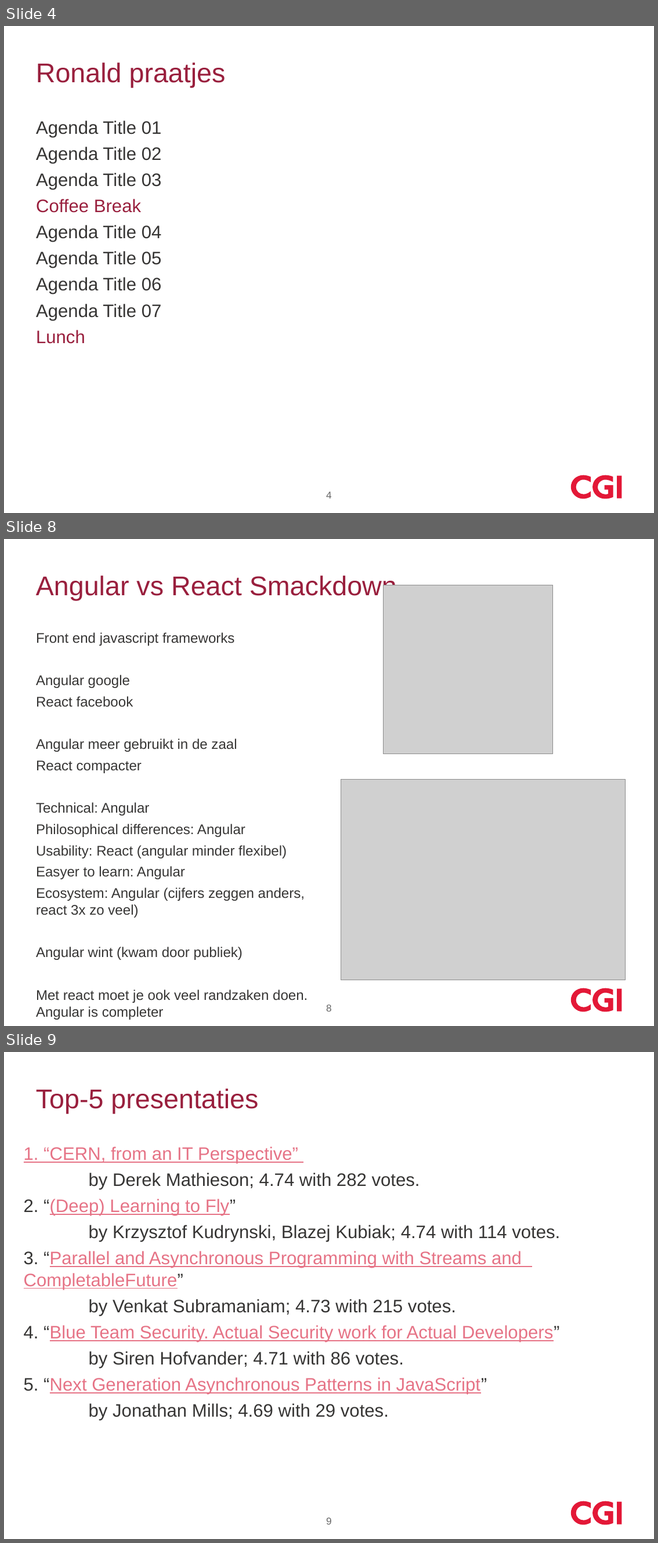
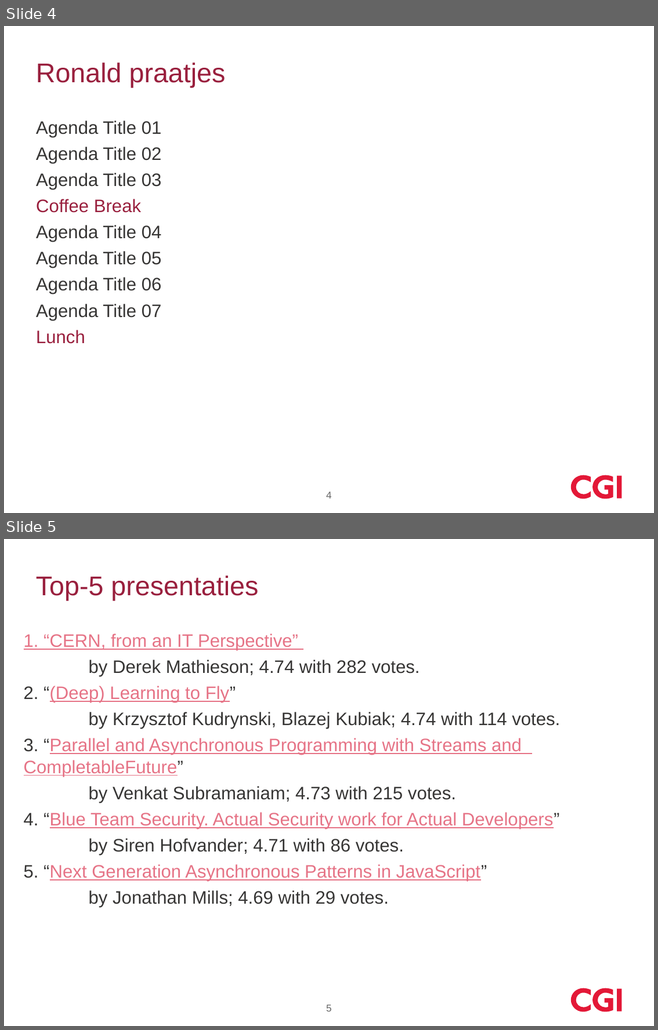
Before and after one commit to koosdrost/GeneralDir, a slide deck: devoxx_2017_cgi.pptx. Shown one above the other, each under a label of ours: slides 4, 8 and 9 before the commit, slides 4 and 5 after it; the slides between them are not shown. The pictures are 658x1543 and 658x1030 pixels, drawn with LibreOffice and Linux fonts; fonts in the diff are those of the drawing; grey boxes stand for pictures; background and template pictures are left out. Boxes give left, top, right and bottom in pixels: in the first picture for what was removed or moved away, otherwise in the second. Text is boxed around its words. In the diff, an @@ line names an element or a change of style, - is before the commit and + after.

```diff
--- a/devoxx_2017_cgi.pptx
+++ b/devoxx_2017_cgi.pptx
@@ slide 8 removed at (4,539,654,1026), background #FFFFFF; not listed: 3 template elements that a slide beside it also shows @@
@@ title removed at (36,576,397,601) @@
-Angular vs React Smackdown
@@ picture removed at (383,585,552,754) @@
@@ text removed at (36,632,307,1020) @@
-Front end javascript frameworks
-Angular google
-React facebook
-Angular meer gebruikt in de zaal
-React compacter
-Technical: Angular
-Philosophical differences: Angular
-Usability: React (angular minder flexibel)
-Easyer to learn: Angular
-Ecosystem: Angular (cijfers zeggen anders, react 3x zo veel)
-Angular wint (kwam door publiek)
-Met react moet je ook veel randzaken doen. Angular is completer
@@ picture removed at (340,779,625,980) @@
@@ page number removed at (326,1005,332,1012) @@
-8
@@ what was slide 9 is now slide 5 @@
@@ page number at (326,1005,332,1012): text changed @@
-9
+5
```
Also in this commit, not shown: 3 other slides removed.
